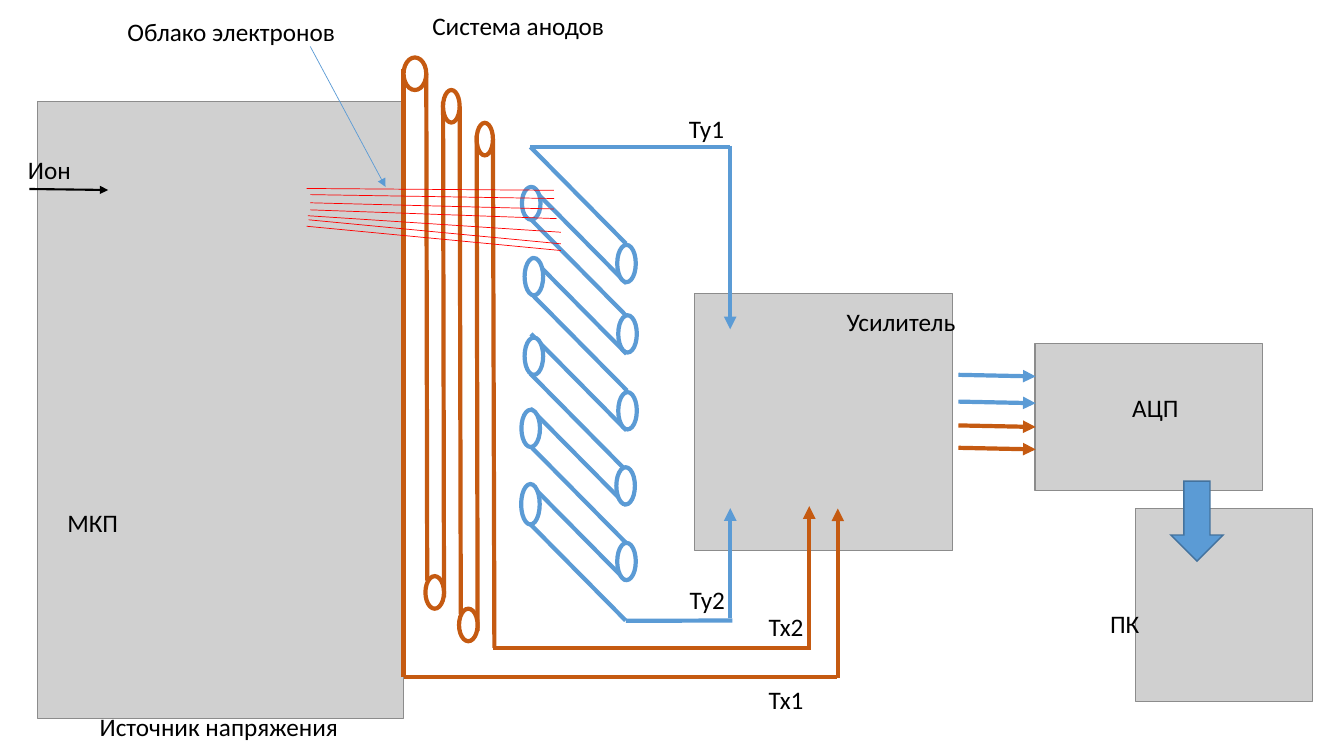
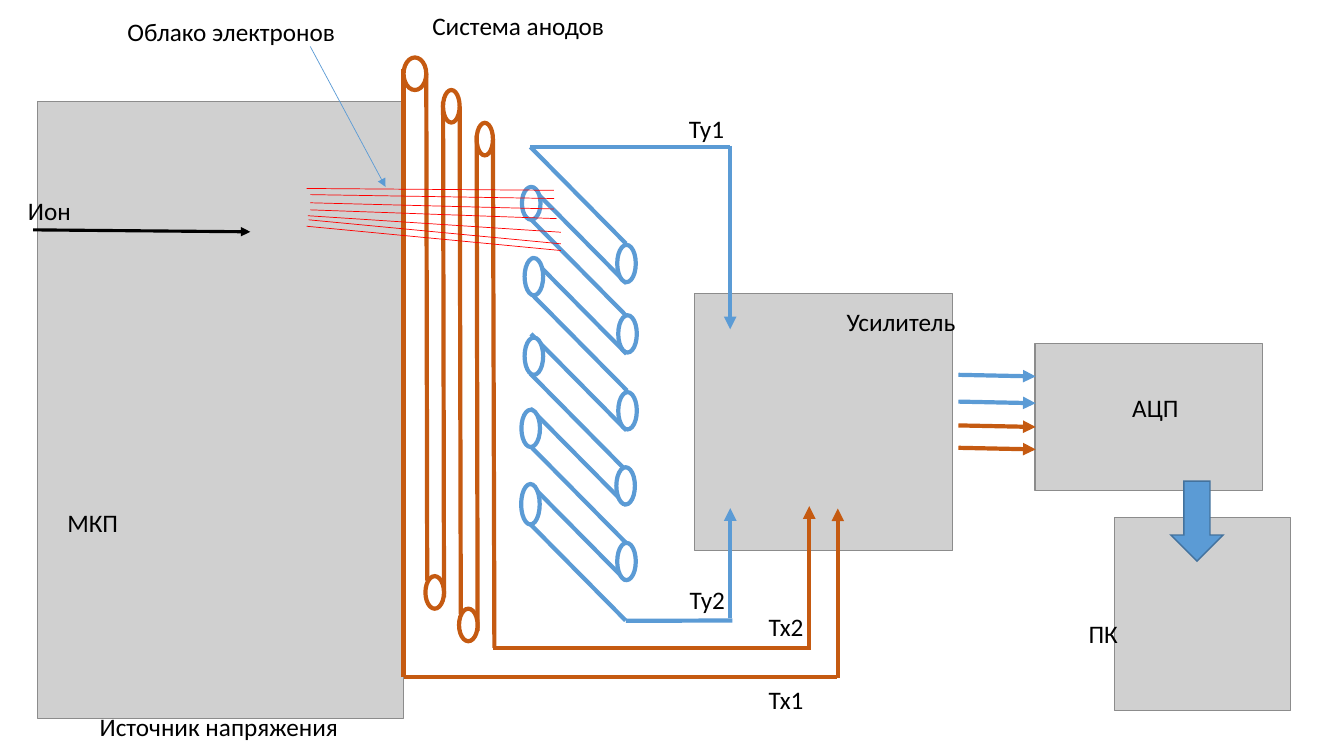
Before and after one commit to Antonchuk/Dissertation, a slide deck: slide 14 of images/additional inf/Params.pptx (slide 12 before the commit). Drawn at 1344x756 pixels with LibreOffice and Linux fonts; fonts in the diff are those of the drawing; grey boxes stand for pictures. Boxes give left, top, right and bottom in pixels: in the first picture for what was removed or moved away, otherwise in the second. Text is boxed around its words. In the diff, an @@ line names an element or a change of style, - is before the commit and + after.

```diff
--- a/images/additional inf/Params.pptx
+++ b/images/additional inf/Params.pptx
@@ text "Ион": place and size @@
-text "Ион" at box(28, 158, 71, 185)
+text "Ион" at box(28, 199, 71, 226)
@@ arrow moved from (29, 190) - (108, 191) to (33, 230) - (250, 232) @@
@@ arrow (33, 230) - (250, 232): stroke #000000 1.5 pt to #000000 2.25 pt @@
@@ picture: place and size @@
-picture at box(1136, 508, 1313, 702)
+picture at box(1115, 518, 1292, 712)
@@ text "ПК": place and size @@
-text "ПК" at box(1110, 613, 1139, 640)
+text "ПК" at box(1089, 622, 1118, 649)
```
Also in this commit, not shown: 4 slides added, 18 other files.
